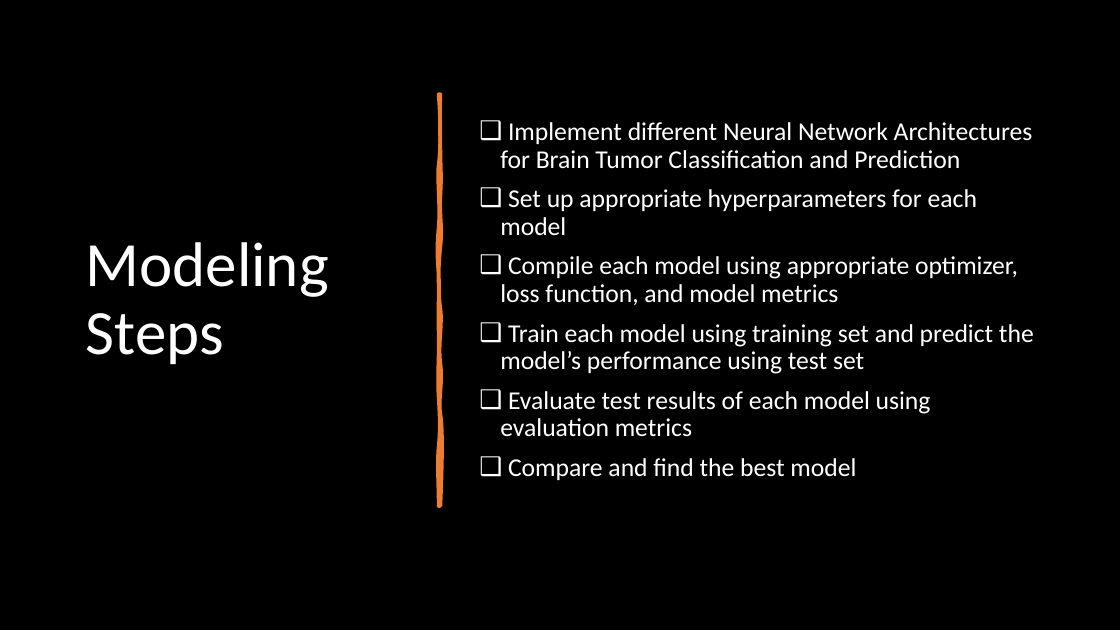
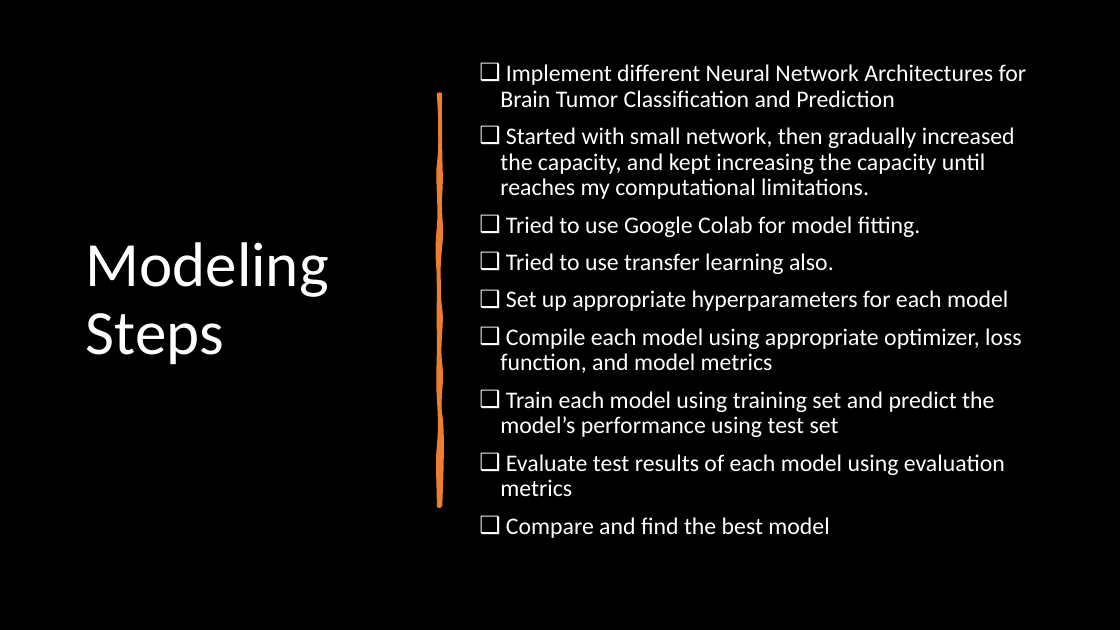
Before and after one commit to ahmedshahjahan/Data-Science-Capstone-Project-Brain-Tumor-Classification-Using-Deep-Learning, a slide deck: slide 12 of Capstone_Three_Final_Presentation (Shahjahan Ahmed).pptx. Drawn at 1120x630 pixels with LibreOffice and Linux fonts; fonts in the diff are those of the drawing. Boxes give left, top, right and bottom in pixels: in the first picture for what was removed or moved away, otherwise in the second. Text is boxed around its words. In the diff, an @@ line names an element or a change of style, - is before the commit and + after.

```diff
--- a/Capstone_Three_Final_Presentation (Shahjahan Ahmed).pptx
+++ b/Capstone_Three_Final_Presentation (Shahjahan Ahmed).pptx
@@ text at [500,64,1027,538]: size 22 to 20.4 pt in "Implement different Neural Network Architectures for Brain ...", "Set up appropriate hyperparameters for each model", "Compile each model using appropriate optimizer, loss ...", "Train each model using training set and ..." and 2 more places @@
@@ text at [500,127,1015,274]: paragraphs added @@
+❑ Started with small network, then gradually increased the capacity, and kept increasing the capacity until reaches my computational limitations.
+❑ Tried to use Google Colab for model fitting.
+❑ Tried to use transfer learning also.
```
